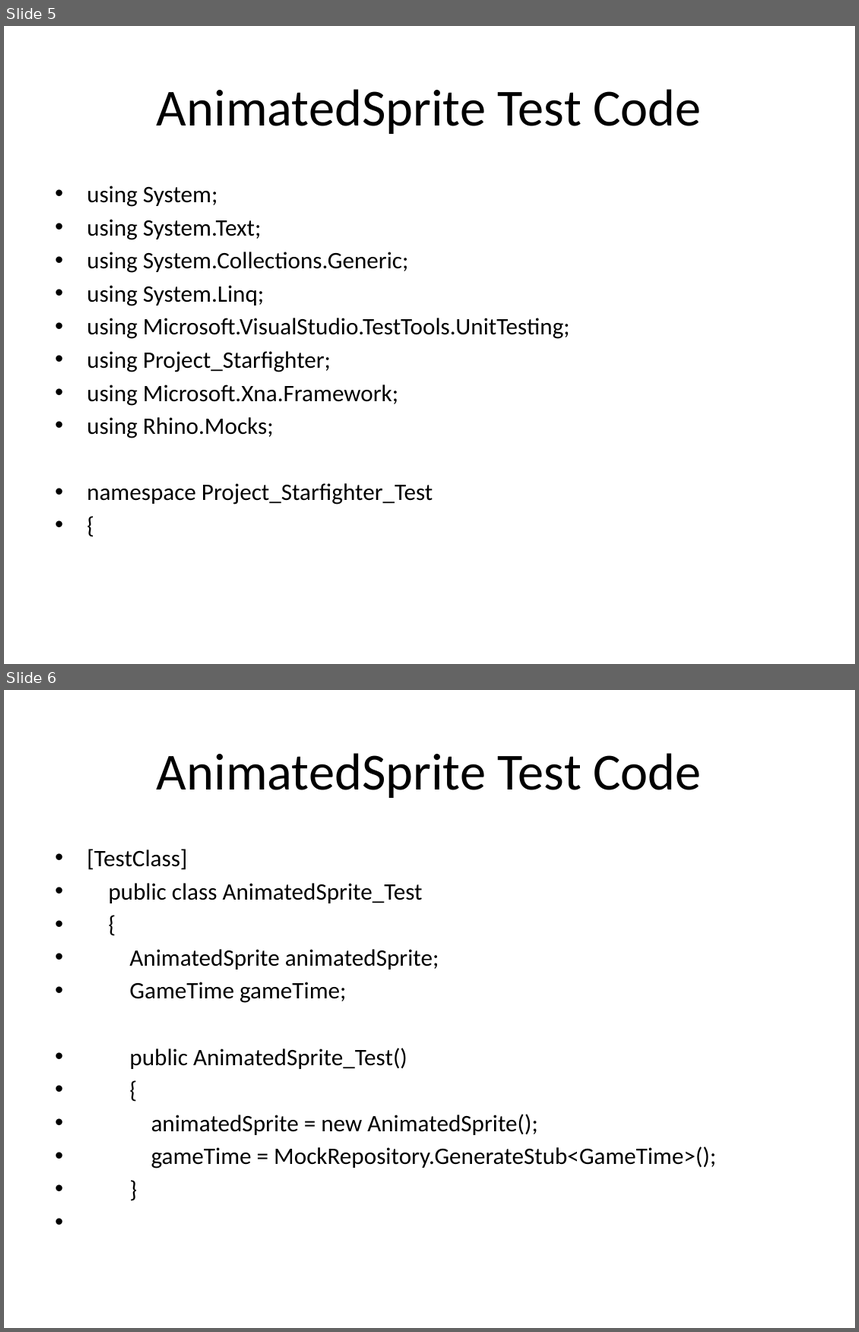
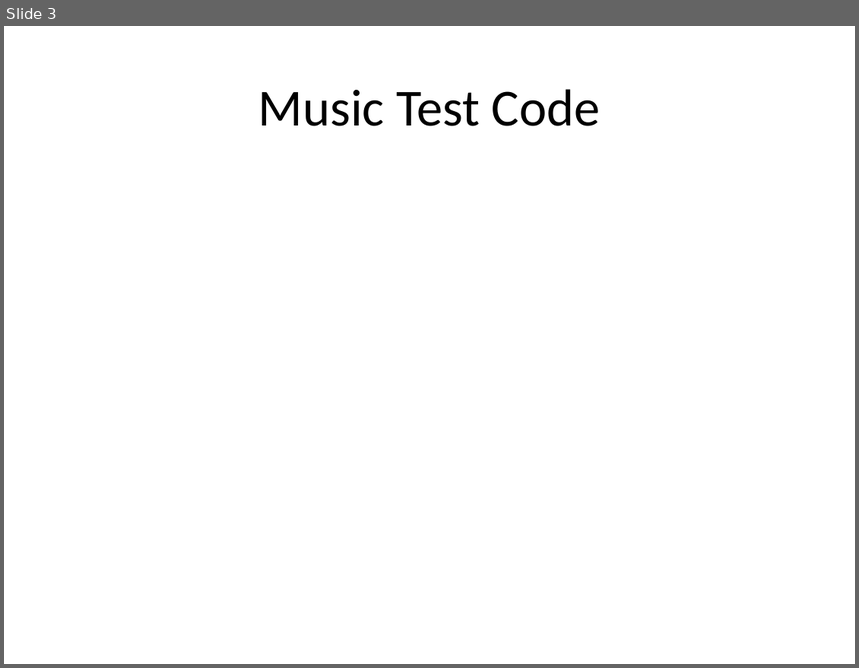
Before and after one commit to csce3513/Team15, a slide deck: Project Starfighter 1.0.pptx. Shown one above the other, each under a label of ours: slides 5 and 6 before the commit, slide 3 after it. The pictures are 859x1332 and 859x668 pixels, drawn with LibreOffice and Linux fonts; fonts in the diff are those of the drawing; background and template pictures are left out. Boxes give left, top, right and bottom in pixels: in the first picture for what was removed or moved away, otherwise in the second. Text is boxed around its words. In the diff, an @@ line names an element or a change of style, - is before the commit and + after.

```diff
--- a/Project Starfighter 1.0.pptx
+++ b/Project Starfighter 1.0.pptx
@@ slide 6 removed at bbox=[4, 690, 855, 1328], background picture (left out) @@
@@ title removed at bbox=[157, 753, 701, 798] @@
-AnimatedSprite Test Code
@@ text removed at bbox=[87, 849, 716, 1169] @@
-• [TestClass]
-• public class AnimatedSprite_Test
-• {
-• AnimatedSprite animatedSprite;
-• GameTime gameTime;
-• public AnimatedSprite_Test()
-• {
-• animatedSprite = new AnimatedSprite();
-• gameTime = MockRepository.GenerateStub<GameTime>();
-• }
@@ what was slide 5 is now slide 3 @@
@@ slide 3 changed as well @@
@@ title at bbox=[259, 89, 600, 126]: text changed @@
-AnimatedSprite Test Code
+Music Test Code
@@ text removed at bbox=[87, 186, 570, 505] @@
-• using System;
-• using System.Text;
-• using System.Collections.Generic;
-• using System.Linq;
-• using Microsoft.VisualStudio.TestTools.UnitTesting;
-• using Project_Starfighter;
-• using Microsoft.Xna.Framework;
-• using Rhino.Mocks;
-• namespace Project_Starfighter_Test
-• {
```
Also in this commit, not shown: 8 other slides changed, 1 slide added, 15 other slides removed, 40 other files.
